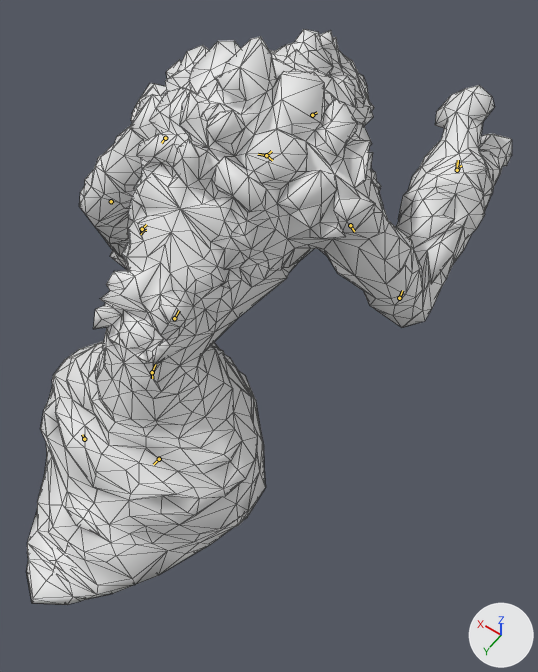
What one commit did to the Blender file assets-src/rooms/tavern/creature-clips/LavaSpawn.blend.
Both versions are drawn from a camera (50 mm lens) standing at (-0.769, 1.366, 1.709) and looking at (-0.138, 0.483, 0.321). The axes (+X, +Y, +Z) are drawn at lower right. The lights are the same throughout. The picture after the commit comes second. Both versions are drawn at frame 10 of the action 'SitDrink'; the numbers are the values there. The bones that bend it are drawn over the model as lines. Mesh edges are drawn as thin lines.

Names of what the first picture shows: 'LavaSpawnSourceMesh'.
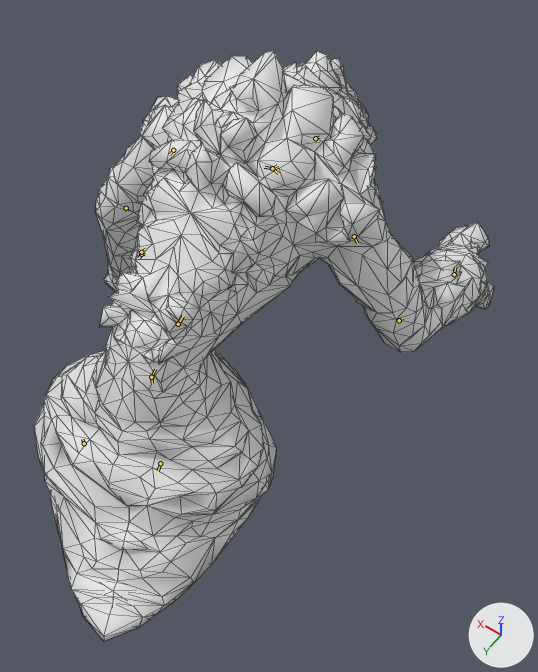
Changed parts and their boxes [x1, y1, x2, y2] in the pictures (538 x 672 px):
```json
{"object": "LavaSpawnSourceMesh", "change": "posed", "before": [26, 29, 512, 605], "after": [34, 51, 494, 641]}
{"bone": "master", "before": "(84, 439) to (82, 434)", "after": "(84, 443) to (82, 439)"}
{"bone": "tail1", "before": "(152, 372) to (152, 378)", "after": "(151, 377) to (152, 383)"}
{"bone": "tail2", "before": "(159, 459) to (153, 464)", "after": "(160, 463) to (158, 470)"}
{"bone": "spine", "before": "(152, 372) to (155, 364)", "after": "(151, 377) to (155, 369)"}
{"bone": "chest", "before": "(174, 318) to (179, 310)", "after": "(178, 324) to (183, 316)"}
{"bone": "neck", "before": "(266, 155) to (271, 151)", "after": "(272, 168) to (277, 165)"}
{"bone": "arm1.L", "before": "(165, 138) to (161, 143)", "after": "(173, 150) to (169, 154)"}
{"bone": "arm2.L", "before": "(111, 201) to (113, 203)", "after": "(126, 208) to (127, 211)"}
{"bone": "arm1.R", "before": "(350, 225) to (354, 231)", "after": "(354, 236) to (357, 243)"}
{"bone": "arm2.R", "before": "(399, 298) to (402, 290)", "after": "(399, 320) to (402, 318)"}
```

Scene script edits in JSON lines:
```json
{"block": "bone_master", "where": "bone_master = bpy.data.objects['LavaSpawn'].pose.bones['master']"}
{"op": "set", "path": "bone_master.location", "old": "(0.0, -0.021, 0.398)", "new": "(0.0, -0.034, 0.403)"}
{"block": "bone_tail1", "where": "bone_tail1 = bpy.data.objects['LavaSpawn'].pose.bones['tail1']  # child of 'master'"}
{"op": "set", "path": "bone_tail1.rotation_quaternion", "old": "(1.0, 0.0, 0.0, 0.0)", "new": "(0.996, 0.0, -0.087, 0.01)", "note": "degrees (0, 0, 0) -> degrees (0, -10, 1)"}
{"block": "bone_tail2", "where": "bone_tail2 = bpy.data.objects['LavaSpawn'].pose.bones['tail2']  # child of 'tail1'"}
{"op": "set", "path": "bone_tail2.rotation_quaternion", "old": "(1.0, 0.0, 0.0, 0.0)", "new": "(0.993, 0.0, 0.0, 0.122)", "note": "degrees (0, 0, 0) -> degrees (0, 0, 14)"}
{"block": "bone_spine", "where": "bone_spine = bpy.data.objects['LavaSpawn'].pose.bones['spine']  # child of 'master'"}
{"op": "set", "path": "bone_spine.rotation_quaternion", "old": "(1.0, 0.0, 0.0, 0.0)", "new": "(0.998, -0.07, 0.0, 0.0)", "note": "degrees (0, 0, 0) -> degrees (-8, 0, 0)"}
{"block": "bone_chest", "where": "bone_chest = bpy.data.objects['LavaSpawn'].pose.bones['chest']  # child of 'spine'"}
{"op": "set", "path": "bone_chest.rotation_quaternion", "old": "(1.0, 0.0, 0.0, 0.0)", "new": "(0.999, 0.035, 0.0, 0.0)", "note": "degrees (0, 0, 0) -> degrees (4, 0, 0)"}
{"block": "bone_neck", "where": "bone_neck = bpy.data.objects['LavaSpawn'].pose.bones['neck']  # child of 'chest'"}
{"op": "set", "path": "bone_neck.rotation_quaternion", "old": "(1.0, 0.0, 0.0, 0.0)", "new": "(0.999, -0.042, 0.0, 0.0)", "note": "degrees (0, 0, 0) -> degrees (-5, 0, 0)"}
{"block": "bone_arm1_l", "where": "bone_arm1_l = bpy.data.objects['LavaSpawn'].pose.bones['arm1.L']  # child of 'shoulder.L'"}
{"op": "set", "path": "bone_arm1_l.rotation_quaternion", "old": "(1.0, 0.0, 0.0, 0.0)", "new": "(0.996, -0.01, -0.048, -0.072)", "note": "degrees (0, 0, 0) -> degrees (-1, -6, -8)"}
{"block": "bone_arm2_l", "where": "bone_arm2_l = bpy.data.objects['LavaSpawn'].pose.bones['arm2.L']  # child of 'arm1.L'"}
{"op": "set", "path": "bone_arm2_l.rotation_quaternion", "old": "(1.0, 0.0, 0.0, 0.0)", "new": "(0.988, -0.023, 0.044, 0.148)", "note": "degrees (0, 0, 0) -> degrees (-2, 5, 17)"}
{"block": "bone_arm1_r", "where": "bone_arm1_r = bpy.data.objects['LavaSpawn'].pose.bones['arm1.R']  # child of 'shoulder.R'"}
{"op": "set", "path": "bone_arm1_r.rotation_quaternion", "old": "(0.938, -0.305, 0.159, 0.046)", "new": "(0.956, -0.249, 0.143, 0.059)", "note": "degrees (-36, 19, -1) -> degrees (-29, 18, 3)"}
{"block": "bone_arm2_r", "where": "bone_arm2_r = bpy.data.objects['LavaSpawn'].pose.bones['arm2.R']  # child of 'arm1.R'"}
{"op": "set", "path": "bone_arm2_r.rotation_quaternion", "old": "(0.907, 0.4, -0.089, 0.095)", "new": "(0.986, 0.098, -0.104, 0.084)", "note": "degrees (47, -14, 6) -> degrees (10, -13, 9)"}
```
